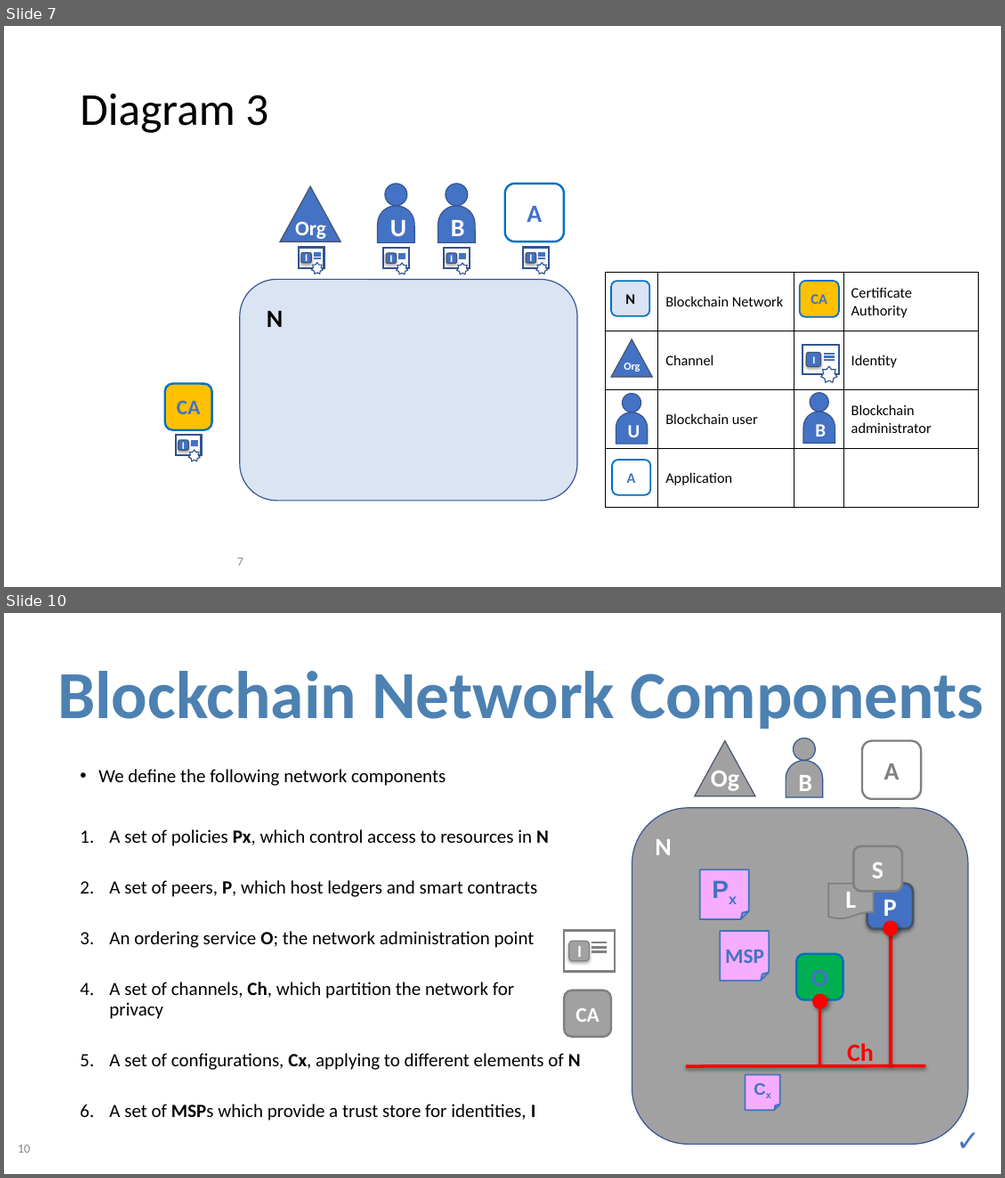
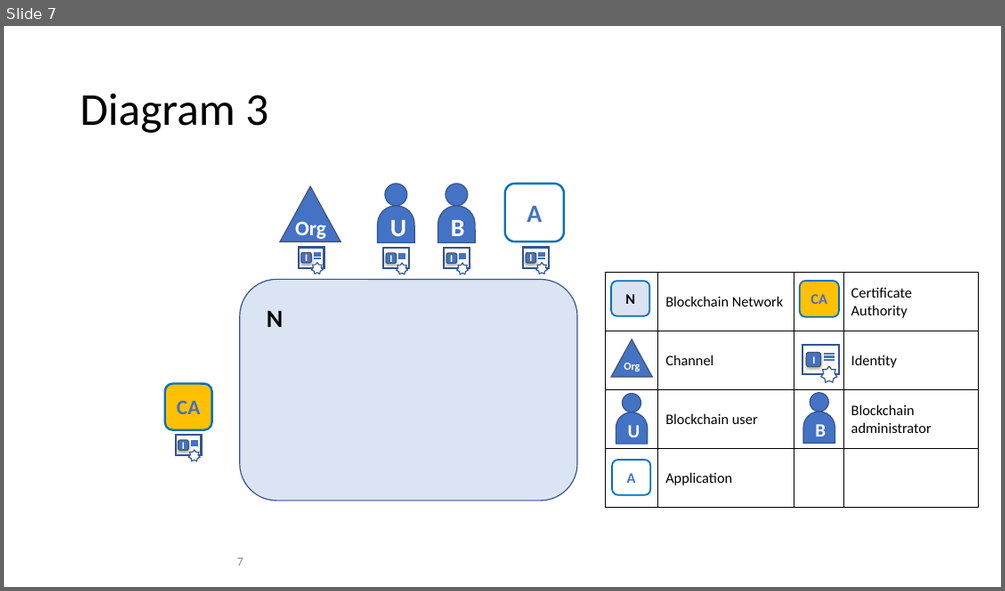
Before and after one commit to FabricTOC/FabricTOC, a slide deck: docs/OtherSourceMaterial/Diagrams.pptx. Shown one above the other, each under a label of ours: slides 7 and 10 before the commit, slide 7 after it; the slides between them are not shown. The pictures are 1005x1178 and 1005x591 pixels, drawn with LibreOffice and Linux fonts; fonts in the diff are those of the drawing. Boxes give left, top, right and bottom in pixels: in the first picture for what was removed or moved away, otherwise in the second. Text is boxed around its words. In the diff, an @@ line names an element or a change of style, - is before the commit and + after.

```diff
--- a/docs/OtherSourceMaterial/Diagrams.pptx
+++ b/docs/OtherSourceMaterial/Diagrams.pptx
@@ slide 10 removed at (x1=4, y1=613, x2=1001, y2=1174), background #FFFFFF @@
@@ title removed at (x1=57, y1=671, x2=984, y2=729) @@
-Blockchain Network Components
@@ triangle removed at (x1=695, y1=741, x2=755, y2=796) @@
@@ ellipse removed at (x1=793, y1=738, x2=816, y2=761) @@
@@ rounded rectangle removed at (x1=863, y1=741, x2=922, y2=799) @@
-A
@@ text removed at (x1=98, y1=769, x2=581, y2=1120) @@
-• We define the following network components
-1. A set of policies Px, which control access to resources in N
-2. A set of peers, P, which host ledgers and smart contracts
-3. An ordering service O; the network administration point
-4. A set of channels, Ch, which partition the network for
-   privacy
-5. A set of configurations, Cx, applying to different elements of N
-6. A set of MSPs which provide a trust store for identities, I
@@ text removed at (x1=711, y1=766, x2=739, y2=791) @@
-Og
@@ round same rect removed at (x1=785, y1=761, x2=823, y2=798) @@
-B
@@ rounded rectangle removed at (x1=632, y1=808, x2=968, y2=1144) @@
@@ text removed at (x1=655, y1=839, x2=671, y2=855) @@
-N
@@ rounded rectangle removed at (x1=853, y1=846, x2=902, y2=892) @@
-S
@@ folded corner removed at (x1=700, y1=869, x2=749, y2=919) @@
-Px
@@ flow chart document removed at (x1=829, y1=884, x2=874, y2=919) @@
-L
@@ rounded rectangle removed at (x1=867, y1=884, x2=913, y2=929) @@
-P
@@ folded corner removed at (x1=720, y1=931, x2=769, y2=981) @@
@@ group removed at (x1=686, y1=922, x2=926, y2=1067): 3 lines, 2 ellipses, 1 text @@
-Ch
@@ group removed at (x1=564, y1=930, x2=615, y2=971): 3 lines, 1 rectangle, 1 rounded rectangle @@
-I
@@ text removed at (x1=725, y1=949, x2=764, y2=963) @@
-MSP
@@ rounded rectangle removed at (x1=797, y1=954, x2=843, y2=1000) @@
-O
@@ rounded rectangle removed at (x1=564, y1=989, x2=611, y2=1037) @@
-CA
@@ folded corner removed at (x1=745, y1=1074, x2=780, y2=1110) @@
-Cx
@@ text removed at (x1=948, y1=1119, x2=978, y2=1161) @@
-✓
@@ page number removed at (x1=17, y1=1144, x2=30, y2=1152) @@
-10
```
Also in this commit, not shown: 1 slide added, 2 other slides removed, 2 other files.
